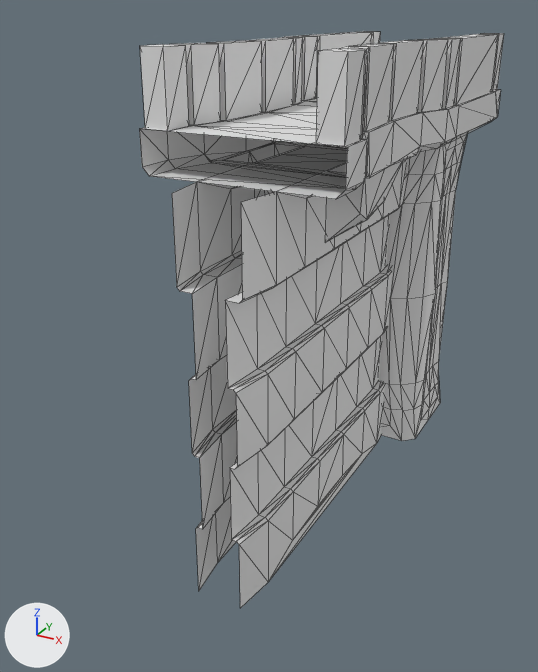
The FBX model Assets/OBJ/Walls/Wall Open-Open.FBX, before and after one commit.
One viewpoint serves both versions: a camera (50 mm lens) standing at (28.8, -60.8, 48.3) and looking at (-4.5, -0.4, 18.1). The axes (+X, +Y, +Z) are drawn at lower left. The lights are the same throughout. Mesh edges are drawn as thin lines. Materials are left out; every surface is plain grey. Where no turn or scale is listed for an object, it has been applied to the vertices.

Objects in the first picture: 'Wall Open-Open'.
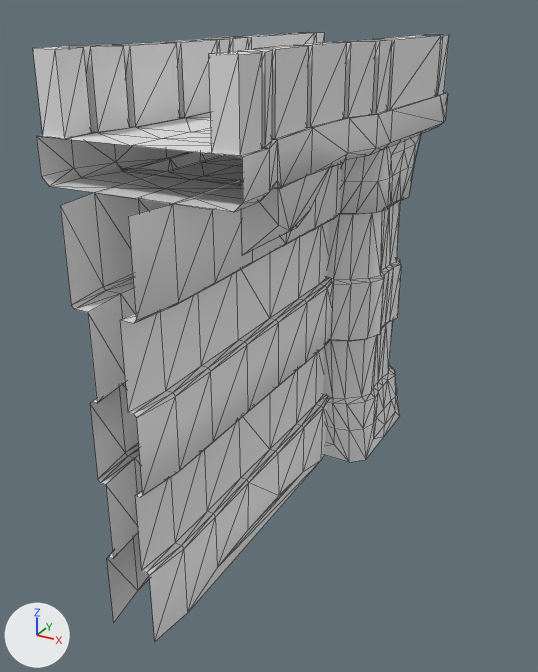
Diff of the bpy script that builds the scene:
```diff
--- a/Assets/OBJ/Walls/Wall Open-Open.FBX.py
+++ b/Assets/OBJ/Walls/Wall Open-Open.FBX.py
@@ me_mesh @@
 # used by ob_wall_open_open; location = (0.0, 0.0, 0.0)
-me_mesh.from_pydata(...)  # 643 vertices, 1184 faces; spans x -8.7..8.7, y -17.7..31.0, z 0.0..45.8
+me_mesh.from_pydata(...)  # 424 vertices, 749 faces; spans x -4.4..4.4, y -24.4..24.4, z 0.0..45.8
+# me_mesh part 1: the loose piece of 112 vertices spanning x 1.4..3.4, y -17.7..17.7, z 0.0..36.3 is moved by (-4.3, -6.7, 0.0)
+# me_mesh part 2: the loose piece of 230 vertices spanning x -8.7..8.7, y -13.5..31.0, z 30.1..45.8 is rebuilt with 134 vertices and now spans x -4.3..4.4, y -20.1..24.4, z 30.1..45.8
+# me_mesh part 3: a new loose piece of 178 vertices spanning x -4.4..2.9, y 8.3..22.8, z 0.0..36.6
+# me_mesh part 4: 301 vertices removed from x -6.5..6.5, y -17.7..28.7, z 0.0..36.3
@@ me_mesh_001 @@
+me_mesh_001.from_pydata(...)  # 424 vertices, 749 faces; spans x -4.4..4.4, y -24.4..24.4, z -22.9..22.9
@@ ob_wall_open_open_up__final__back @@
+ob_wall_open_open_up__final__back = bpy.data.objects.new('Wall Open-Open Up (Final) Back', me_mesh_001)
+ob_wall_open_open_up__final__back.location = (-8.7, 0.0, 22.9)
```

Changed parts and their boxes [x1, y1, x2, y2] in the pictures (538 x 672 px; the box of a moved part takes in the faces that stretch with it):
'Wall Open-Open', reshaped (10% narrower): before [139, 31, 504, 608]; after [120, 34, 449, 641]
'Wall Open-Open Up (Final) Back', added: after [33, 32, 325, 622]
part 1 of me_mesh, moved or reshaped: before [225, 159, 407, 608]; after [120, 164, 341, 641]
part 2 of me_mesh, rebuilt (13% narrower): before [139, 31, 504, 242]; after [133, 34, 449, 256]
part 3 of me_mesh, added: after [323, 134, 421, 462]
part 4 of me_mesh, deleted: before [172, 134, 467, 590]
